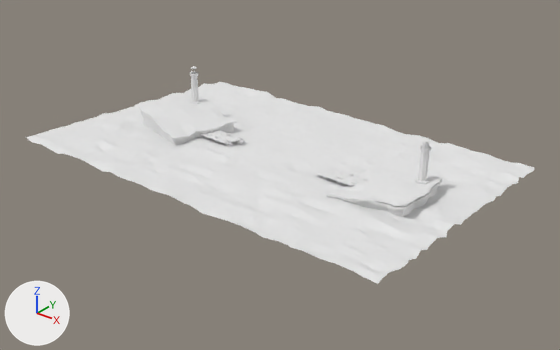
A saved change to the Blender file blender/islas.blend.
One viewpoint serves both versions: a camera (50 mm lens) standing at (64.4, -72.3, 38.3) and looking at (13.4, -8.5, -1.2). Every picture has the same lights, and +X, +Y and +Z are marked at lower left.

The first picture shows 'faro_1', 'faro_2', 'mar', 'pasto_1', 'pasto_3', 'puerto', 'puerto.001', 'tierra_1', 'tierra_2'.
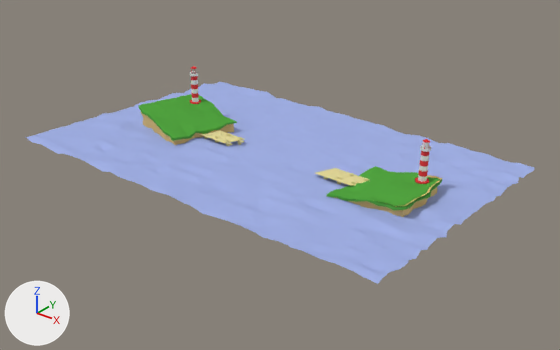
The edits, one by one:
Material 'Material.022' (mat_material_022) changes colour from white #e7e7e7 to beige #e7dd9d; in linear values from (0.8, 0.8, 0.8) to (0.8, 0.722, 0.335).
Material 'Material.034' (mat_material_034) changes colour from white #e7e7e7 to green #54a741; in linear values from (0.8, 0.8, 0.8) to (0.0878, 0.384, 0.0536).
Material 'Material.007' (mat_material_007) changes colour from white #e7e7e7 to beige #ddbf7b; in linear values from (0.8, 0.8, 0.8) to (0.723, 0.518, 0.198).
Material 'Material.002' (mat_material_002) changes colour from white #e7e7e7 to red #e73d43; in linear values from (0.8, 0.8, 0.8) to (0.8, 0.0474, 0.0568).
Material 'Material' (mat_material) is new.
Its base color is (0.369, 0.447, 0.8) (blue #a4b2e7).
me_plane_002_plane_003 has 16641 vertices, 16384 faces and spans x -57.4..57.5, y -0.5..1.2, z -99.0..16.0.
me_plane_002_plane_003 no longer uses material mat_material_004 (white #e7e7e7).
me_plane_002_plane_003 now uses material mat_material (blue #a4b2e7).

Pixel boxes [x1, y1, x2, y2] of what changed, in the pictures (560 x 350 px):
'mar', recoloured (white to blue)
    both: [25, 82, 535, 284]
'tierra_2', recoloured (white to green)
    both: [326, 166, 442, 210]
'tierra_1', recoloured (white to green)
    both: [138, 94, 237, 141]
'pasto_3', recoloured
    both: [334, 175, 442, 217]
'puerto.001', recoloured (white to beige)
    both: [315, 168, 370, 186]
'pasto_1', recoloured
    both: [141, 112, 234, 145]
'puerto', recoloured (white to beige)
    both: [199, 130, 244, 146]
'faro_2', recoloured
    both: [415, 145, 431, 184]
'faro_1', recoloured
    both: [190, 71, 201, 104]
